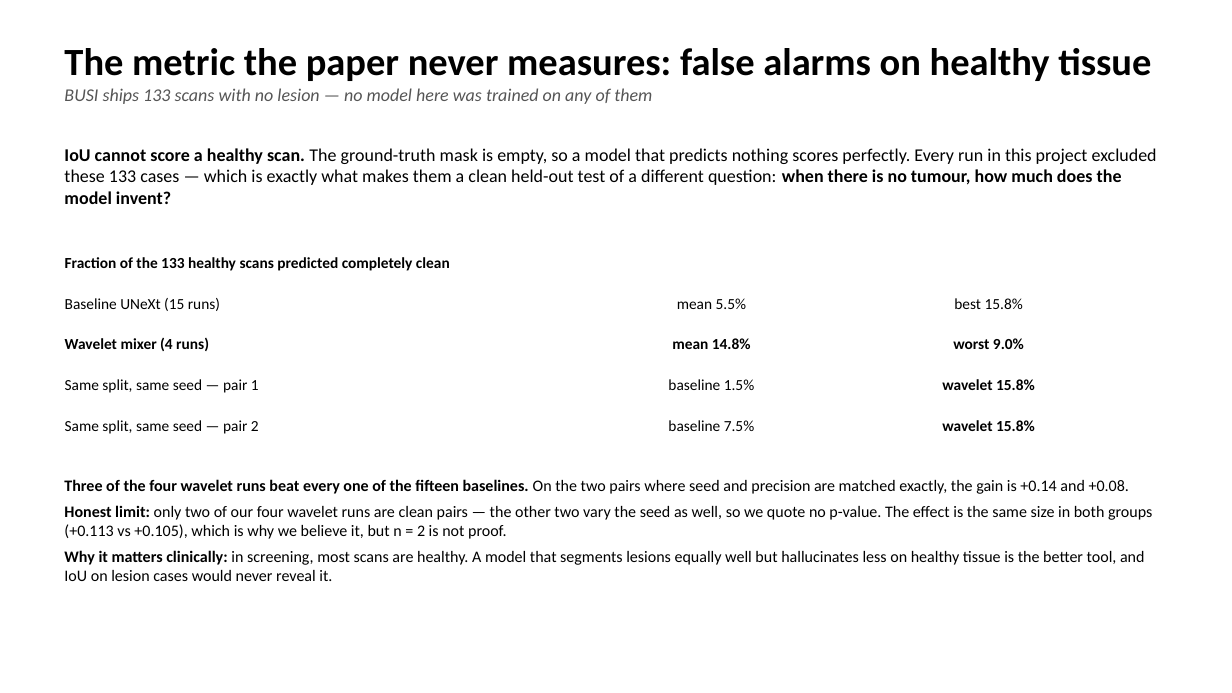
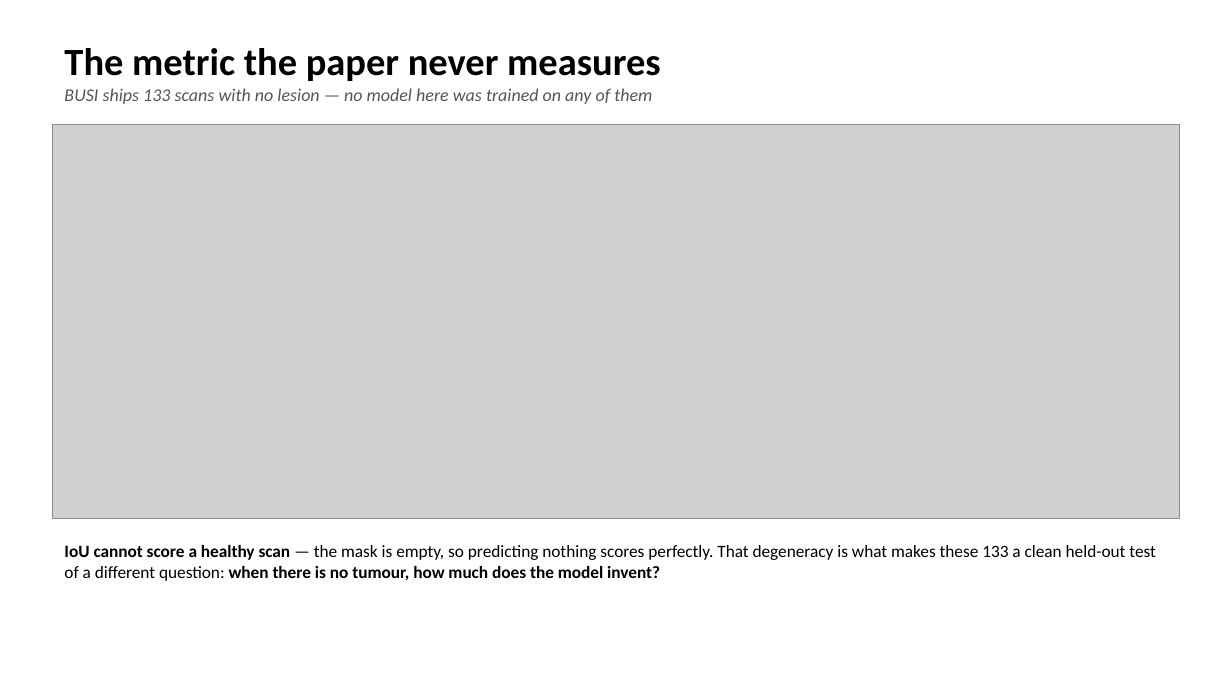
Before and after one commit to DavidShenzi/unext-project, a slide deck: slide 13 of UNeXt_presentation.pptx (slide 12 before the commit). Drawn at 1232x693 pixels with LibreOffice and Linux fonts; fonts in the diff are those of the drawing; grey boxes stand for pictures. Boxes give left, top, right and bottom in pixels: in the first picture for what was removed or moved away, otherwise in the second. Text is boxed around its words. In the diff, an @@ line names an element or a change of style, - is before the commit and + after.

```diff
--- a/UNeXt_presentation.pptx
+++ b/UNeXt_presentation.pptx
@@ text at box(64, 48, 661, 81): text changed @@
-The metric the paper never measures: false alarms on healthy tissue
+The metric the paper never measures
@@ picture added at box(53, 125, 1180, 518) @@
@@ table removed at box(55, 250, 1128, 453), 5 rows, 3 columns @@
-Fraction of the 133 healthy scans predicted completely clean |  | 
-Baseline UNeXt (15 runs) | mean 5.5% | best 15.8%
-Wavelet mixer (4 runs) | mean 14.8% | worst 9.0%
-Same split, same seed — pair 1 | baseline 1.5% | wavelet 15.8%
-Same split, same seed — pair 2 | baseline 7.5% | wavelet 15.8%
@@ text removed at box(64, 479, 1152, 581) @@
-Three of the four wavelet runs beat every one of the fifteen baselines. On the two pairs where seed and precision are matched exactly, the gain is +0.14 and +0.08.
-Honest limit: only two of our four wavelet runs are clean pairs — the other two vary the seed as well, so we quote no p-value. The effect is the same size in both groups (+0.113 vs +0.105), which is why we believe it, but n = 2 is not proof.
-Why it matters clinically: in screening, most scans are healthy. A model that segments lesions equally well but hallucinates less on healthy tissue is the better tool, and IoU on lesion cases would never reveal it.
@@ text at box(64, 545, 1156, 581): text changed; size 14 to 13.5 pt @@
-IoU cannot score a healthy scan. The ground-truth mask is empty, so a model that predicts nothing scores perfectly. Every run in this project excluded these 133 cases — which is exactly what makes them a clean held-out test of a different question: when there is no tumour, how much does the model invent?
+IoU cannot score a healthy scan — the mask is empty, so predicting nothing scores perfectly. That degeneracy is what makes these 133 a clean held-out test of a different question: when there is no tumour, how much does the model invent?
```
Also in this commit, not shown: 5 other slides changed, 2 slides added, 1 slide removed, 3 other files.
